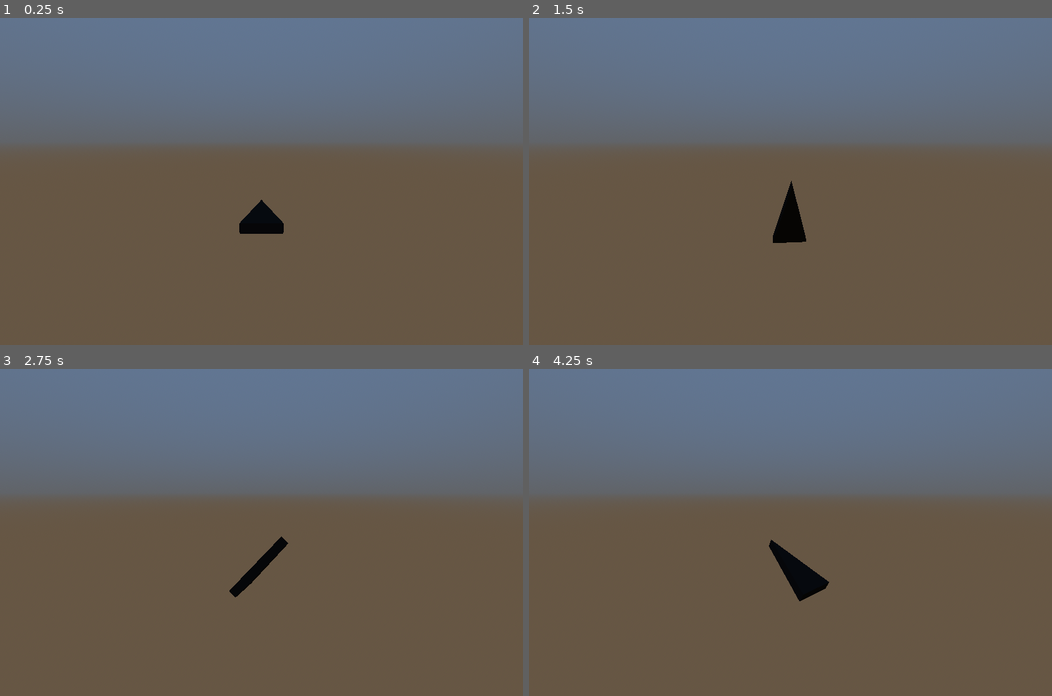
Above: before the commit, frames 1-4 (two rows, left to right).
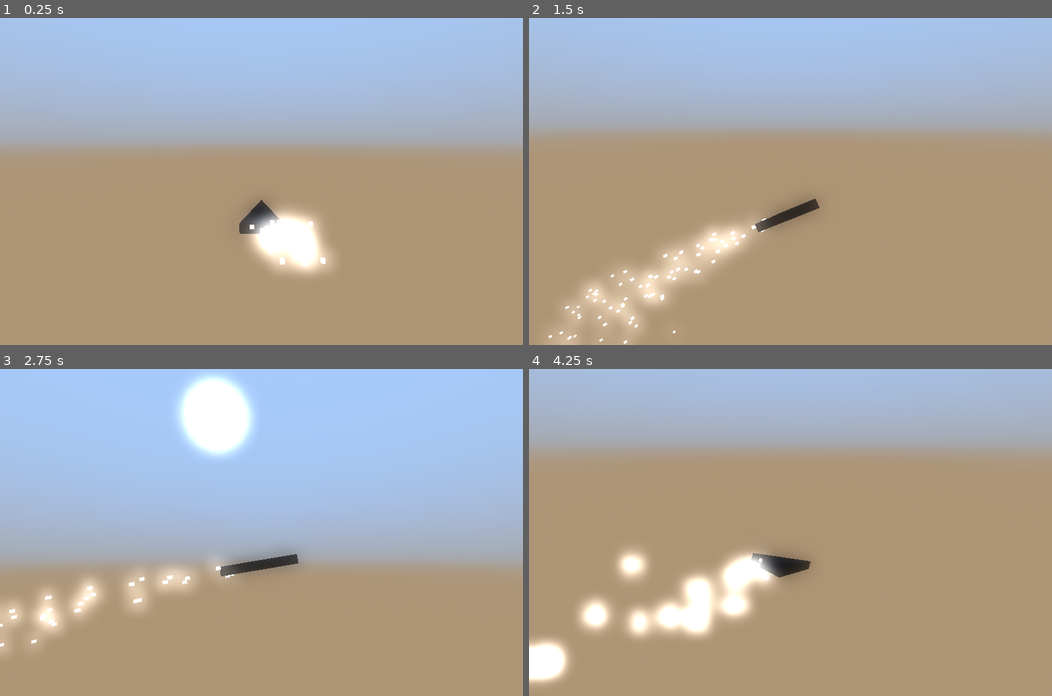
Above: after the commit, the same moments.

Repository: Technohacker/WorldExplorer
Game: Godot game, scene res://Game/Game.tscn
The game is run twice, just before and just after one commit, with the same random seed, the same clock (stepped at 60 frames per second) and the same inputs.
Inputs (mouse positions are in pixels of both pictures, inside the frame that each line leads up to):
- Up to frame 1 (0.25 s): no input
- Up to frame 2 (1.5 s): move the mouse to (905, 165) at 0.52 s; hold D (turn_right) 0.53-1.28 s; move the mouse to (685, 197) at 1.27 s; hold S (reverse_thrust) from 1.28 s (still down)
- Up to frame 3 (2.75 s): move the mouse to (313, 460) at 2.02 s; release S (reverse_thrust) at 2.03 s; hold D (turn_right) from 2.03 s (still down)
- Up to frame 4 (4.25 s): move the mouse to (764, 597) at 2.77 s; release D (turn_right) at 2.78 s; hold W (forward_thrust) 2.78-3.53 s; move the mouse to (947, 581) at 3.52 s; hold A (turn_left) from 3.53 s (still down)

The runs differ from the first frame. In frame 1, 100% of the frame differs, in the area x 0-100%, y 0-100%; in frame 2, 100%; in frame 3, 100%; in frame 4, 100%.

Commit message:
Move building and road logic to separate scenes, adjust vehicle logic

Diff:
--- a/Game/Game.gd
+++ b/Game/Game.gd
@@ -2,6 +2,8 @@
 
 # Called when the node enters the scene tree for the first time.
 func _ready() -> void:
+	Input.mouse_mode = Input.MOUSE_MODE_CAPTURED
+
 	const QUERY_FORMAT: String = "
 		[out:json];
 		(
@@ -18,7 +20,7 @@
 
 	# Long, Lat
 	var start_coord = Vector2(-74.01264, 40.72619)
-	var end_coord = start_coord + Vector2(0.01, 0.01)
+	var end_coord = start_coord + Vector2(0.04, 0.04)
 
 	http.request(
 		"https://overpass-api.de/api/interpreter",
@@ -34,10 +36,14 @@
 	var osmjson: String = res[3].get_string_from_utf8()
 	print("Response received")
 
-	var tile = MapBuilder.prepare_tile_for_osmjson(osmjson, start_coord)
+	await MapBuilder.prepare_tile_for_osmjson($Tile, osmjson, start_coord)
 
-	self.add_child(tile)
+func _input(event: InputEvent) -> void:
+	if event is InputEventMouseMotion:
+		var camera: Node3D = $Vehicle/Focus
 
-# Called every frame. 'delta' is the elapsed time since the previous frame.
-func _process(delta: float) -> void:
-	pass
+		var rot = camera.rotation
+		rot.y -= deg_to_rad(event.relative.x * 0.1)
+		rot.x -= deg_to_rad(event.relative.y * 0.1)
+
+		camera.set_rotation(rot)
--- a/Game/Game.tscn
+++ b/Game/Game.tscn
@@ -4,7 +4,7 @@
 [ext_resource type="PackedScene" uid="uid://bshurailj530m" path="res://Vehicle/Vehicle.tscn" id="1_88t5x"]
 
 [sub_resource type="WorldBoundaryShape3D" id="WorldBoundaryShape3D_3tpkc"]
-plane = Plane(0, 1, 0, 50)
+plane = Plane(0, 1, 0, 20)
 
 [sub_resource type="ProceduralSkyMaterial" id="ProceduralSkyMaterial_jjnmd"]
 sky_top_color = Color(0.190234, 0.233818, 0.294432, 1)
@@ -21,6 +21,8 @@
 background_mode = 2
 sky = SubResource("Sky_l5g82")
 ambient_light_sky_contribution = 0.0
+glow_enabled = true
+glow_bloom = 1.0
 fog_light_color = Color(0.121505, 0.242787, 0.310306, 1)
 fog_sky_affect = 0.96
 fog_height = 0.85
@@ -38,7 +40,9 @@
 [node name="Vehicle" parent="." instance=ExtResource("1_88t5x")]
 transform = Transform3D(-1, 0, 8.74228e-08, 0, 1, 0, -8.74228e-08, 0, -1, 0, 4.33126, 0)
 
-[node name="Camera3D" type="Camera3D" parent="Vehicle"]
+[node name="Focus" type="Node3D" parent="Vehicle"]
+
+[node name="Camera3D" type="Camera3D" parent="Vehicle/Focus"]
 transform = Transform3D(1, 0, 0, 0, 0.983255, 0.182236, 0, -0.182236, 0.983255, 0, 1.934, 5.57)
 current = true
 
@@ -56,3 +60,5 @@
 
 [node name="WorldEnvironment" type="WorldEnvironment" parent="."]
 environment = SubResource("Environment_h4802")
+
+[node name="Tile" type="Node3D" parent="."]
--- /dev/null
+++ b/MapBuilder/Building/Building.gd
@@ -0,0 +1,9 @@
+extends Node3D
+
+var footprint: PackedVector2Array:
+	set(value):
+		$Mesh.polygon = value
+
+var height: float:
+	set(value):
+		$Mesh.depth = value
--- /dev/null
+++ b/MapBuilder/Building/Building.tscn
@@ -0,0 +1,10 @@
+[gd_scene load_steps=2 format=3 uid="uid://b876q8f6bnygn"]
+
+[ext_resource type="Script" path="res://MapBuilder/Building/Building.gd" id="1_ls8b2"]
+
+[node name="Building" type="Node3D"]
+script = ExtResource("1_ls8b2")
+
+[node name="Mesh" type="CSGPolygon3D" parent="."]
+transform = Transform3D(1, 0, 0, 0, -4.37114e-08, -1, 0, 1, -4.37114e-08, 0, 0, 0)
+use_collision = true
--- a/MapBuilder/MapBuilder.gd
+++ b/MapBuilder/MapBuilder.gd
@@ -1,13 +1,15 @@
 extends Node
 
-func prepare_tile_for_osmjson(json: String, gps_coords: Vector2) -> Node3D:
-	var root = Node3D.new()
+const Building = preload("res://MapBuilder/Building/Building.tscn")
+const Road = preload("res://MapBuilder/Road/Road.tscn")
+
+func prepare_tile_for_osmjson(root: Node3D, json: String, gps_coords: Vector2):
 	var parsed = JSON.parse_string(json)
 	if parsed == null:
 		print(json)
-		return root
+		return
 
-	var nodes = {}
+	var node_cache = {}
 
 	for element in parsed["elements"]:
 		var element_id = element["id"]
@@ -21,159 +23,126 @@
 				)
 				var rel_coords = coords - gps_coords
 
-				nodes[element_id] = {
+				node_cache[element_id] = {
 					"pos": coords_to_meters(rel_coords),
 				}
 
 			"way":
+				await get_tree().process_frame
 				var way_nodes: Array = element["nodes"]
 
+				var entity: Node3D
 				if element_tags.get("building") != null:
 					# Building
-					var footprint = PackedVector2Array()
-
-					for id in way_nodes:
-						var node = nodes.get(id)
-						if node != null:
-							var pos: Vector3 = node["pos"]
-							footprint.push_back(Vector2(pos.x, pos.z))
-
-					# Default 1 floor (3 meters)
-					var height: float = 3
-
-					if element_tags.has("height"):
-						# Explicit height in meters
-						height = float(element_tags["height"])
-					elif element_tags.has("building:levels"):
-						# Height in floors
-						height = 3.0 * float(element_tags["building:levels"])
-
-					root.add_child(build_building(footprint, height))
-
+					entity = build_building(node_cache, way_nodes, element_tags)
 				elif element_tags.get("highway") != null:
 					# Road
-					var road_type: String = element_tags["highway"]
-					const ACTUAL_ROADS = [
-						"motorway",
-						"trunk",
-						"primary",
-						"secondary",
-						"tertiary",
-						"unclassified",
-						"residential",
+					entity = build_road(node_cache, way_nodes, element_tags)
 
-						"motorway_link",
-						"trunk_link",
-						"primary_link",
-						"secondary_link",
-						"tertiary_link",
-
-						"living_street",
-						"service",
-						"pedestrian",
-						"track",
-						"bus_guideway",
-						"escape",
-						"raceway",
-						"road",
-						"busway",
-
-						"footway",
-						"bridleway",
-						"path",
-
-						"cycleway",
-					]
-					if road_type not in ACTUAL_ROADS:
-						#print(element_tags)
-						continue
-
-					# Default 1 lane
-					var width = 4
-					if element_tags.has("width"):
-						width = float(element_tags["width"])
-					elif element_tags.has("lanes"):
-						width = 4 * int(element_tags["lanes"])
-
-					var road_path = PackedVector3Array()
-					# Loop over the points
-					for segment_id in way_nodes:
-						var node = nodes.get(segment_id)
-						if node == null:
-							continue
-
-						road_path.push_back(node["pos"])
-					root.add_child(build_road(road_path, width))
+				entity.name = str(element_id)
+				root.add_child(entity)
 
 			_:
-				print(element)
+				push_warning("Unknown element?", element)
 
-	return root
+func build_building(node_cache: Dictionary, way_nodes: Array, tags: Dictionary) -> Node3D:
+	var footprint = PackedVector2Array()
 
-func build_building(footprint: PackedVector2Array, height: float) -> Node3D:
-	var building = Node3D.new()
+	for id in way_nodes:
+		var node = node_cache.get(id)
+		if node != null:
+			var pos: Vector3 = node["pos"]
+			footprint.push_back(Vector2(pos.x, pos.z))
 
-	if footprint.is_empty():
-		return building
+	if footprint.size() < 3:
+		return Node3D.new()
 
-	var pos_2d = footprint[0]
+	var building_pos = footprint[0]
+	for i in range(footprint.size()):
+		footprint[i] -= building_pos
 
-	for i in range(footprint.size()):
-		footprint[i] -= pos_2d
-		pass
+	# Default 1 floor (3 meters)
+	var height: float = 3
 
-	building.position = Vector3(pos_2d.x, 0, pos_2d.y)
+	if tags.has("height"):
+		# Explicit height in meters
+		height = float(tags["height"])
+	elif tags.has("building:levels"):
+		# Height in floors
+		height = 3.0 * float(tags["building:levels"])
 
-	# Create the Mesh
-	var mesh = CSGPolygon3D.new()
-
-	mesh.polygon = footprint
-	mesh.depth = height
-	mesh.rotation.x = deg_to_rad(90)
-
-	building.add_child(mesh)
+	var building = Building.instantiate()
+	building.position = Vector3(building_pos.x, 0, building_pos.y)
+	building.footprint = footprint
+	building.height = height
 
 	return building
 
-func build_road(path: PackedVector3Array, width: float) -> Node3D:
-	var road = Node3D.new()
+func build_road(node_cache: Dictionary, way_nodes: Array, tags: Dictionary) -> Node3D:
+	var road_type: String = tags["highway"]
+	const ACTUAL_ROADS = [
+		"motorway",
+		"trunk",
+		"primary",
+		"secondary",
+		"tertiary",
+		"unclassified",
+		"residential",
 
-	if path.is_empty():
-		return road
+		"motorway_link",
+		"trunk_link",
+		"primary_link",
+		"secondary_link",
+		"tertiary_link",
 
-	var path_node = Path3D.new()
-	path_node.curve = Curve3D.new()
+		"living_street",
+		"service",
+		"pedestrian",
+		"track",
+		"bus_guideway",
+		"escape",
+		"raceway",
+		"road",
+		"busway",
 
-	var path_start = path[0]
-	for point in path:
-		path_node.curve.add_point(point - path_start)
+		"footway",
+		"bridleway",
+		"path",
 
-	road.position = path_start
-	road.add_child(path_node)
+		"cycleway",
+	]
+	if road_type not in ACTUAL_ROADS:
+		#print(element_tags)
+		return Node3D.new()
 
-	var mesh = CSGPolygon3D.new()
-	road.add_child(mesh)
+	var road_path = PackedVector3Array()
+	# Loop over the points
+	for segment_id in way_nodes:
+		var node = node_cache.get(segment_id)
+		if node == null:
+			continue
 
-	mesh.mode = CSGPolygon3D.MODE_PATH
-	mesh.path_local = true
-	mesh.polygon = PackedVector2Array([
-		Vector2(0, 0),
-		Vector2(width, 0),
-		Vector2(width, 1),
-		Vector2(0, 1),
-	])
-	mesh.path_node = mesh.get_path_to(path_node)
+		road_path.push_back(node["pos"])
 
-	#var mesh = PlaneMesh.new()
-	#mesh.center_offset = Vector3(0, 0, -length / 2)
-	#mesh.size = Vector2(width, length)
-	#mesh.material = StandardMaterial3D.new()
-	#(mesh.material as StandardMaterial3D).albedo_color = Color(randf(), randf(), randf())
+	if road_path.size() < 2:
+		#print(element_tags)
+		return Node3D.new()
 
-	#var road = MeshInstance3D.new()
-	#road.add_child(CSGSphere3D.new())
-	#road.look_at_from_position(start_pos, end_pos)
-	#road.mesh = mesh
+	var road_pos = road_path[0]
+	for i in range(road_path.size()):
+		road_path[i] -= road_pos
+
+	# Default 1 lane
+	var width = 4
+	if tags.has("width"):
+		width = float(tags["width"])
+	elif tags.has("lanes"):
+		width = 4 * int(tags["lanes"])
+
+	var road = Road.instantiate()
+	road.position = road_pos
+	road.width = width
+	road.path = road_path
 
 	return road
 
--- /dev/null
+++ b/MapBuilder/Road/Road.gd
@@ -0,0 +1,17 @@
+extends Node3D
+
+var width: float:
+	set(value):
+		$Mesh.polygon = PackedVector2Array([
+			Vector2(0, 0),
+			Vector2(value, 0),
+			Vector2(value, 1),
+			Vector2(0, 1),
+		])
+
+var path: PackedVector3Array:
+	set(value):
+		$Path3D.curve = Curve3D.new()
+
+		for point in value:
+			$Path3D.curve.add_point(point)
--- /dev/null
+++ b/MapBuilder/Road/Road.tscn
@@ -0,0 +1,23 @@
+[gd_scene load_steps=3 format=3 uid="uid://cphg1rj6s4mcj"]
+
+[ext_resource type="Script" path="res://MapBuilder/Road/Road.gd" id="1_vsxyy"]
+
+[sub_resource type="Curve3D" id="Curve3D_uh3se"]
+
+[node name="Road" type="Node3D"]
+script = ExtResource("1_vsxyy")
+
+[node name="Mesh" type="CSGPolygon3D" parent="."]
+mode = 2
+path_node = NodePath("../Path3D")
+path_interval_type = 0
+path_interval = 1.0
+path_simplify_angle = 0.0
+path_rotation = 2
+path_local = true
+path_continuous_u = true
+path_u_distance = 1.0
+path_joined = false
+
+[node name="Path3D" type="Path3D" parent="."]
+curve = SubResource("Curve3D_uh3se")
--- a/Vehicle/Vehicle.gd
+++ b/Vehicle/Vehicle.gd
@@ -15,6 +15,8 @@
 	var thrust_acc = MAX_ACCELERATION * (
 		Input.get_action_strength("forward_thrust") * Vector3.FORWARD
 		+ Input.get_action_strength("reverse_thrust") * Vector3.BACK
+		+ Input.get_action_strength("turn_left") * Vector3.LEFT
+		+ Input.get_action_strength("turn_right") * Vector3.RIGHT
 	)
 
 	# Turn
@@ -30,7 +32,7 @@
 
 
 	var final_force = force_for_accel(thrust_acc)
-	var final_torque = force_for_accel(input_turn_torque)
+	#var final_torque = force_for_accel(input_turn_torque)
 
 	self.apply_central_force(self.basis * final_force)
-	self.apply_torque(self.basis * final_torque)
+	#self.apply_torque(self.basis * final_torque)
--- a/Vehicle/Vehicle.tscn
+++ b/Vehicle/Vehicle.tscn
@@ -12,10 +12,28 @@
 material = SubResource("StandardMaterial3D_bjjc0")
 size = Vector3(1, 2, 0.25)
 
+[sub_resource type="ParticleProcessMaterial" id="ParticleProcessMaterial_d2ufn"]
+emission_shape_scale = Vector3(0.5, 0.125, 0.1)
+emission_shape = 3
+emission_box_extents = Vector3(1, 1, 1)
+initial_velocity_min = 5.13
+initial_velocity_max = 5.13
+
+[sub_resource type="StandardMaterial3D" id="StandardMaterial3D_pejjq"]
+emission_enabled = true
+emission = Color(1, 1, 1, 1)
+emission_energy_multiplier = 16.0
+
+[sub_resource type="BoxMesh" id="BoxMesh_okeu0"]
+material = SubResource("StandardMaterial3D_pejjq")
+size = Vector3(0.1, 0.1, 0.1)
+
 [node name="Vehicle" type="RigidBody3D"]
+mass = 1000.0
+lock_rotation = true
 script = ExtResource("1_e7yuc")
 MAX_ACCELERATION = 30.0
-MAX_TURN_TORQUE = 30.0
+MAX_TURN_TORQUE = 120.0
 
 [node name="Collision" type="CollisionShape3D" parent="."]
 shape = SubResource("BoxShape3D_q43yl")
@@ -26,3 +44,9 @@
 transform = Transform3D(1, 0, 0, 0, -4.37114e-08, 1, 0, -1, -4.37114e-08, 0, 0, 0)
 mesh = SubResource("PrismMesh_br8nm")
 skeleton = NodePath("../..")
+
+[node name="GPUParticles3D" type="GPUParticles3D" parent="Body"]
+transform = Transform3D(1, 0, 0, 0, 1, 0, 0, 0, 1, 0, 0, 1)
+amount = 128
+process_material = SubResource("ParticleProcessMaterial_d2ufn")
+draw_pass_1 = SubResource("BoxMesh_okeu0")
Not shown: 1 places in Vehicle/Vehicle.tscn that only renumber resources
